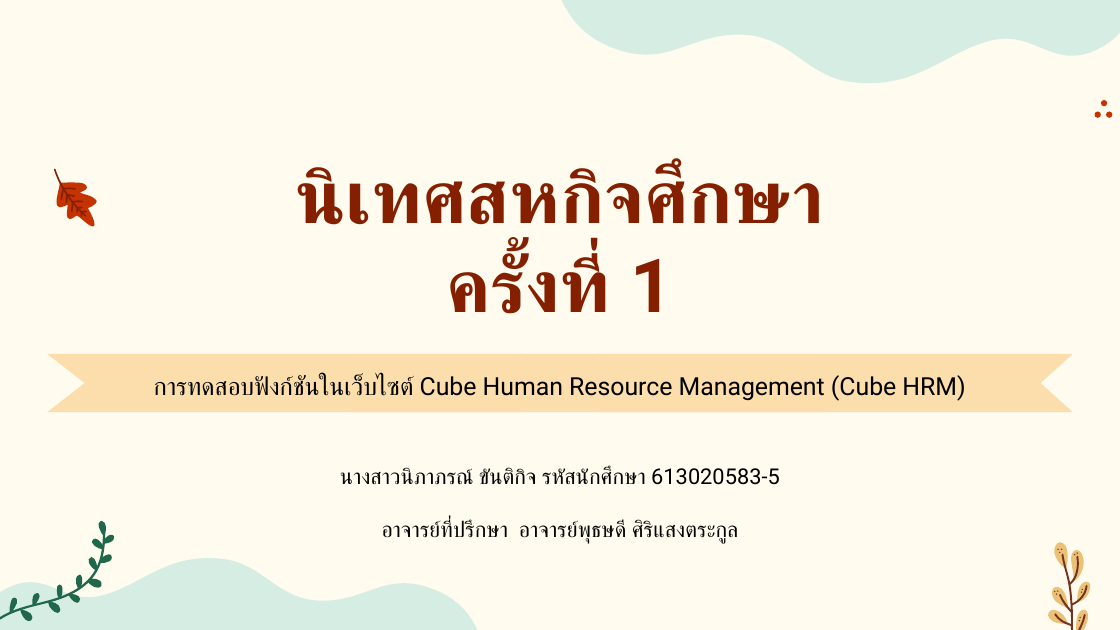
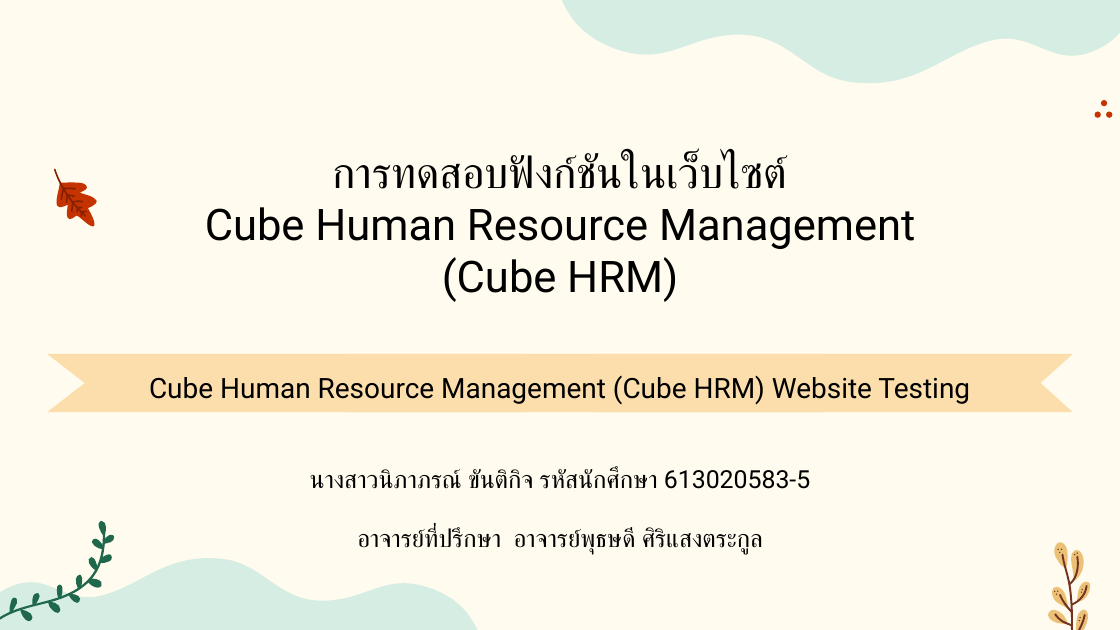
Before and after one commit to kh-nipaphorn/CubeSoftTech_WorkingSpace, a slide deck: slide 1 of Final Present/presentation_Nipaphorn_613020583-5 .pptx. Drawn at 1120x630 pixels with LibreOffice and Linux fonts; fonts in the diff are those of the drawing. Boxes give left, top, right and bottom in pixels: in the first picture for what was removed or moved away, otherwise in the second. Text is boxed around its words. In the diff, an @@ line names an element or a change of style, - is before the commit and + after.

```diff
--- a/Final Present/presentation_Nipaphorn_613020583-5 .pptx
+++ b/Final Present/presentation_Nipaphorn_613020583-5 .pptx
@@ title "การทดสอบฟังก์ชันในเว็บไซต์ Cube Human Resource Management ..." at <box>205,154,915,302</box>: vertical alignment bottom to middle @@
@@ title at <box>205,154,915,302</box>: text changed; size 48 to 28 pt; text colour #841F00 to #000000; bold off @@
-นิเทศสหกิจศึกษา
-ครั้งที่ 1
+การทดสอบฟังก์ชันในเว็บไซต์
+Cube Human Resource Management (Cube HRM)
@@ subtitle at <box>149,375,970,404</box>: text changed; size 16 to 18 pt @@
-การทดสอบฟังก์ชันในเว็บไซต์ Cube Human Resource Management (Cube HRM)
+Cube Human Resource Management (Cube HRM) Website Testing
@@ text "นางสาวนิภาภรณ์ ขันติกิจ รหัสนักศึกษา 613020583-5": place and size @@
-text "นางสาวนิภาภรณ์ ขันติกิจ รหัสนักศึกษา 613020583-5" at <box>340,467,780,544</box>
+text "นางสาวนิภาภรณ์ ขันติกิจ รหัสนักศึกษา 613020583-5" at <box>310,469,810,554</box>
@@ text "นางสาวนิภาภรณ์ ขันติกิจ รหัสนักศึกษา 613020583-5" at <box>310,469,810,554</box>: size 14 to 16 pt @@
```
Also in this commit, not shown: 5 other slides changed, 31 slides added, 7 slides removed, 19 other files.
